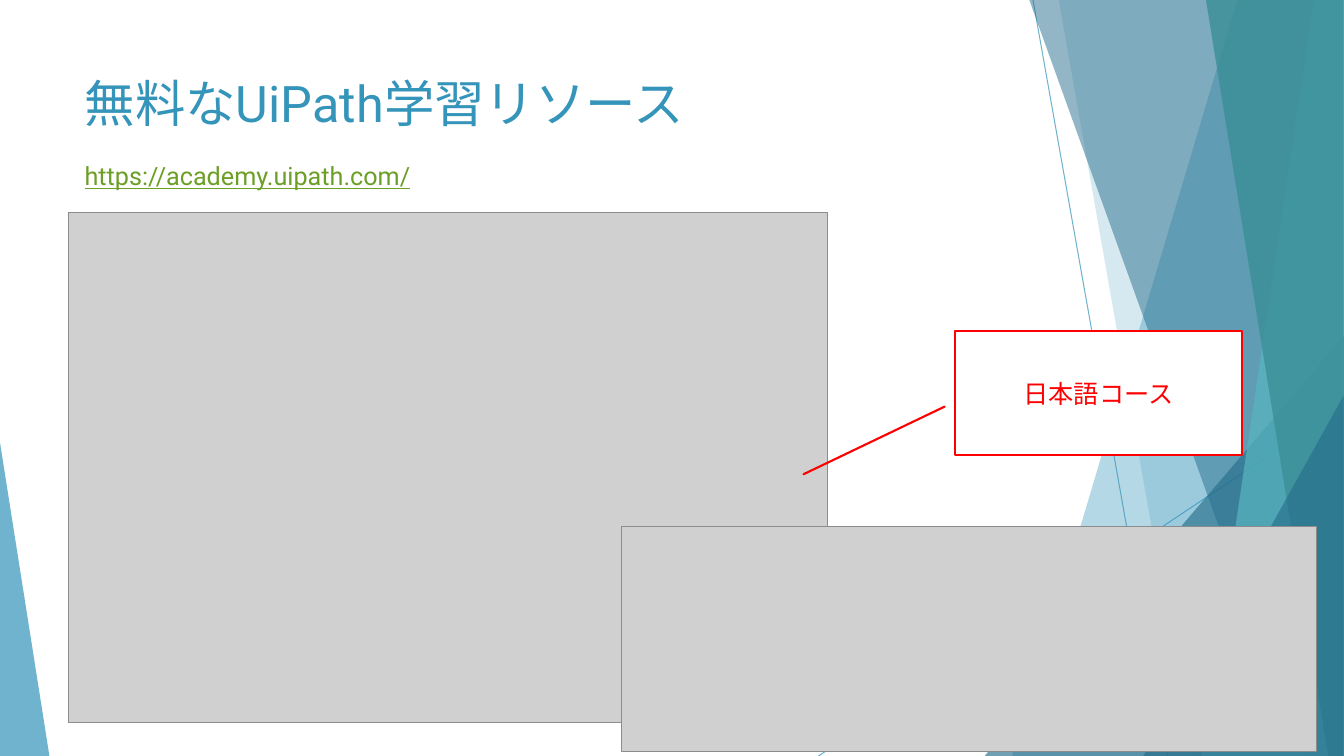
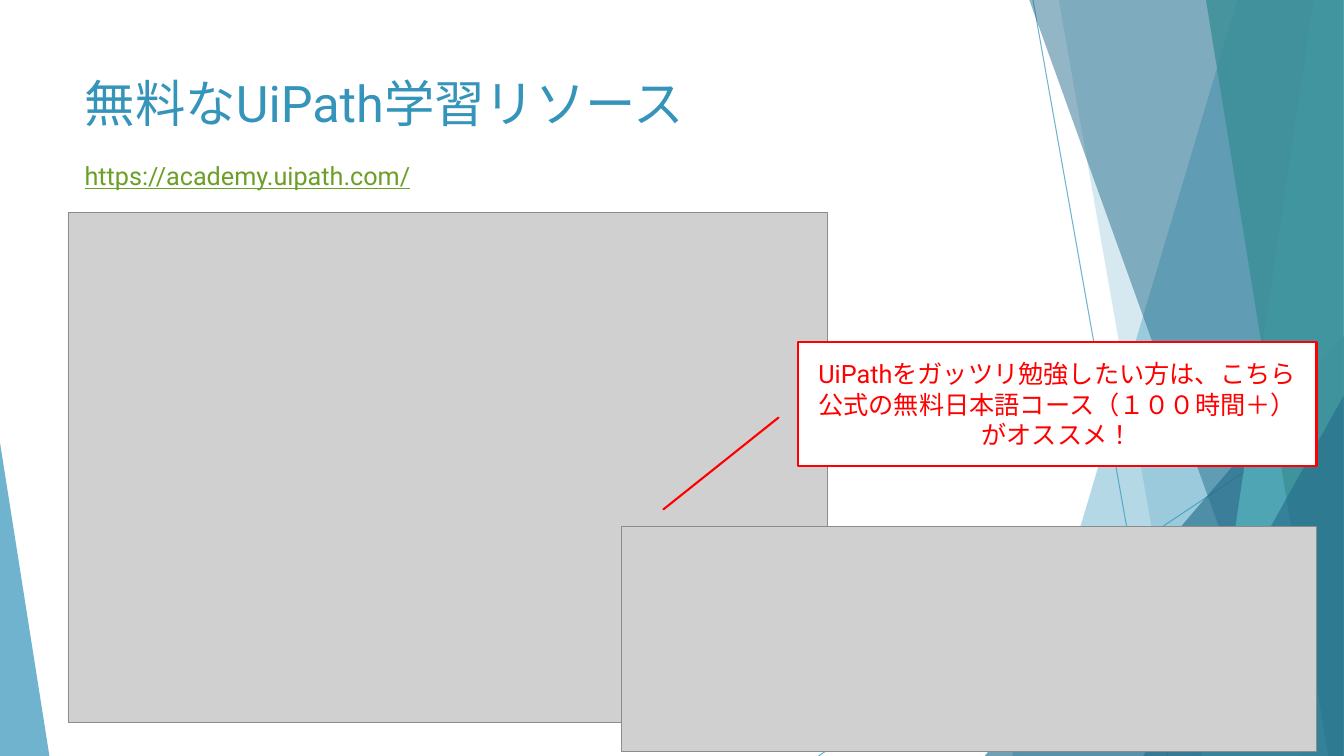
Before and after one commit to huangweijing/rpastudy, a slide deck: slide 16 of 020_RPA技術実施/20210218_RPA概要とUiPath環境構築/20210218_RPA概要とUiPath環境構築.pptx (slide 12 before the commit). Drawn at 1344x756 pixels with LibreOffice and Linux fonts; fonts in the diff are those of the drawing; grey boxes stand for pictures. Boxes give left, top, right and bottom in pixels: in the first picture for what was removed or moved away, otherwise in the second. Text is boxed around its words. In the diff, an @@ line names an element or a change of style, - is before the commit and + after.

```diff
--- a/020_RPA技術実施/20210218_RPA概要とUiPath環境構築/20210218_RPA概要とUiPath環境構築.pptx
+++ b/020_RPA技術実施/20210218_RPA概要とUiPath環境構築/20210218_RPA概要とUiPath環境構築.pptx
@@ border callout "UiPathをガッツリ勉強したい方は、こちら公式の無料日本語コース（１００時間＋）がオススメ！" resized from (x1=956, y1=332, x2=1242, y2=456) to (x1=798, y1=343, x2=1317, y2=467) @@
@@ border callout "UiPathをガッツリ勉強したい方は、こちら公式の無料日本語コース（１００時間＋）がオススメ！" at (x1=798, y1=343, x2=1317, y2=467): proportions changed @@
@@ text in border callout at (x1=818, y1=361, x2=1296, y2=445): text changed @@
-日本語コース
+UiPathをガッツリ勉強したい方は、こちら公式の無料日本語コース（１００時間＋）がオススメ！
```
Also in this commit, not shown: 4 other slides changed, 4 slides added, 1 slide removed, 2 other files.
